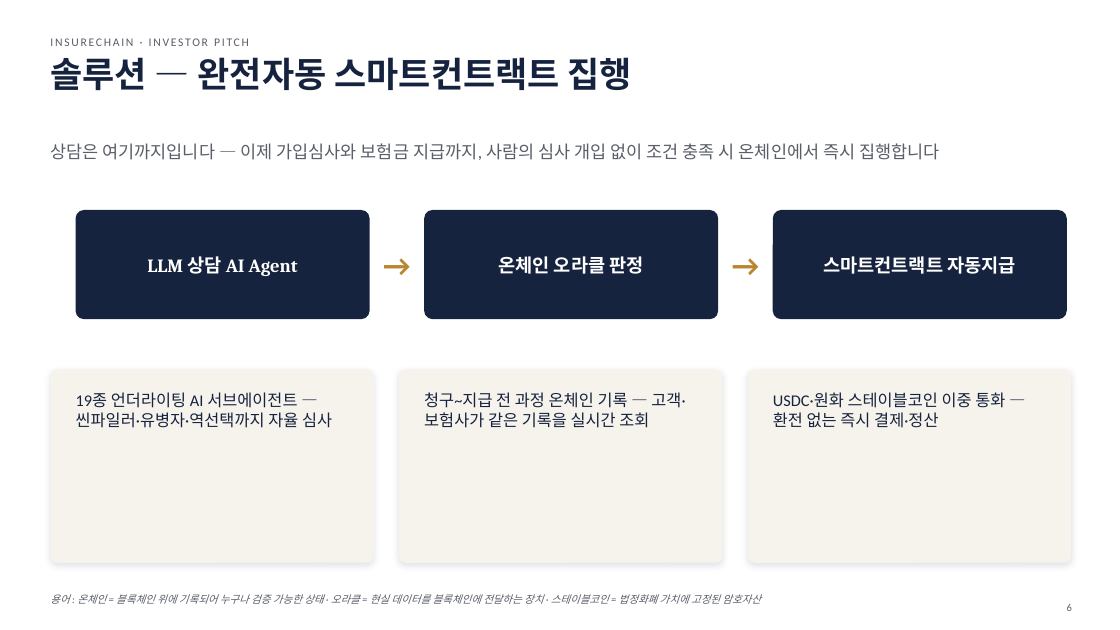
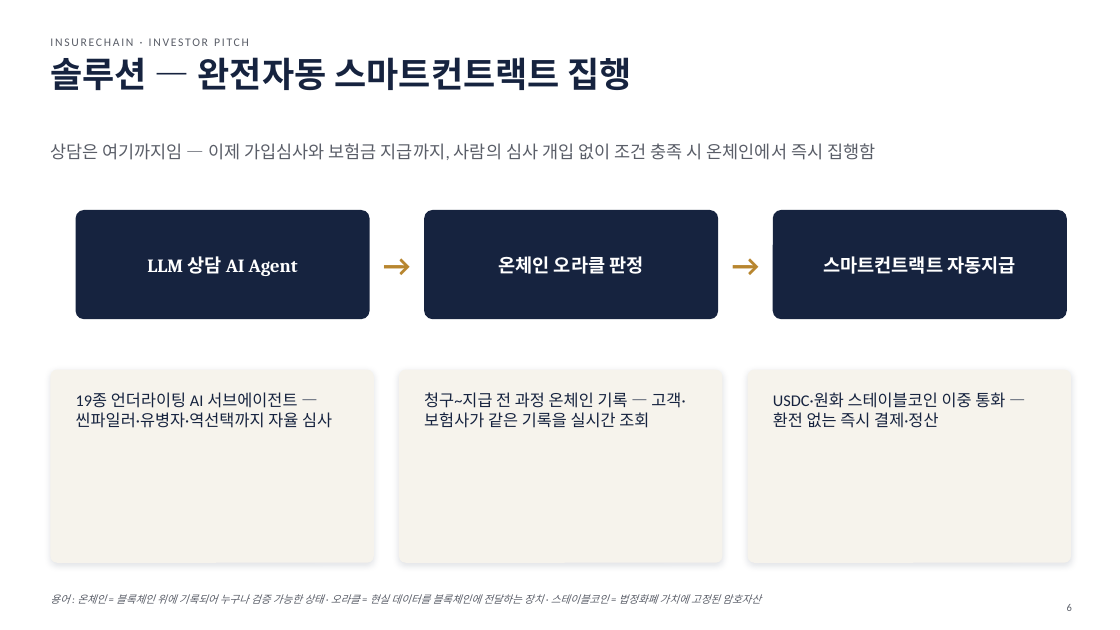
Before and after one commit to leeyonsei78/capstone_project_alpha, a slide deck: slide 6 of 인슈어체인_투자피칭_발표자료.pptx. Drawn at 1120x630 pixels with LibreOffice and Linux fonts; fonts in the diff are those of the drawing. Boxes give left, top, right and bottom in pixels: in the first picture for what was removed or moved away, otherwise in the second. Text is boxed around its words. In the diff, an @@ line names an element or a change of style, - is before the commit and + after.

```diff
--- a/인슈어체인_투자피칭_발표자료.pptx
+++ b/인슈어체인_투자피칭_발표자료.pptx
@@ text at bbox=[50, 143, 875, 160]: text changed @@
-상담은 여기까지입니다 — 이제 가입심사와 보험금 지급까지, 사람의 심사 개입 없이 조건 충족 시 온체인에서 즉시 집행합니다
+상담은 여기까지임 — 이제 가입심사와 보험금 지급까지, 사람의 심사 개입 없이 조건 충족 시 온체인에서 즉시 집행함
```
Also in this commit, not shown: 19 other slides changed, 1 other file.
